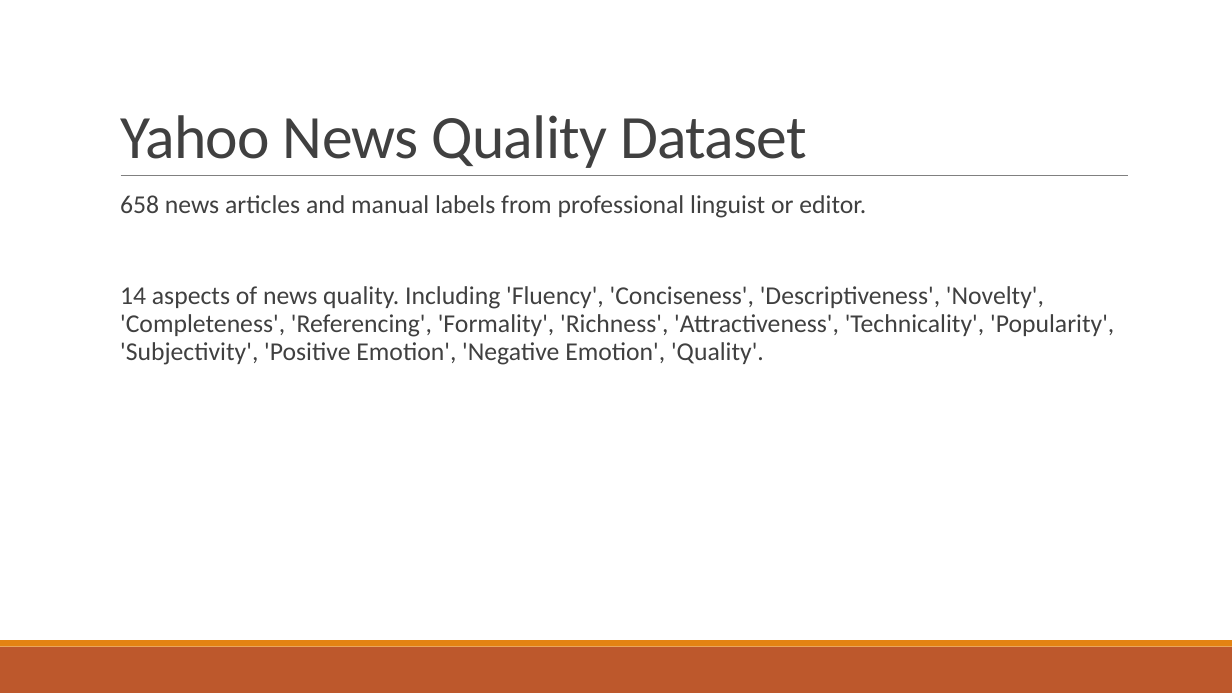
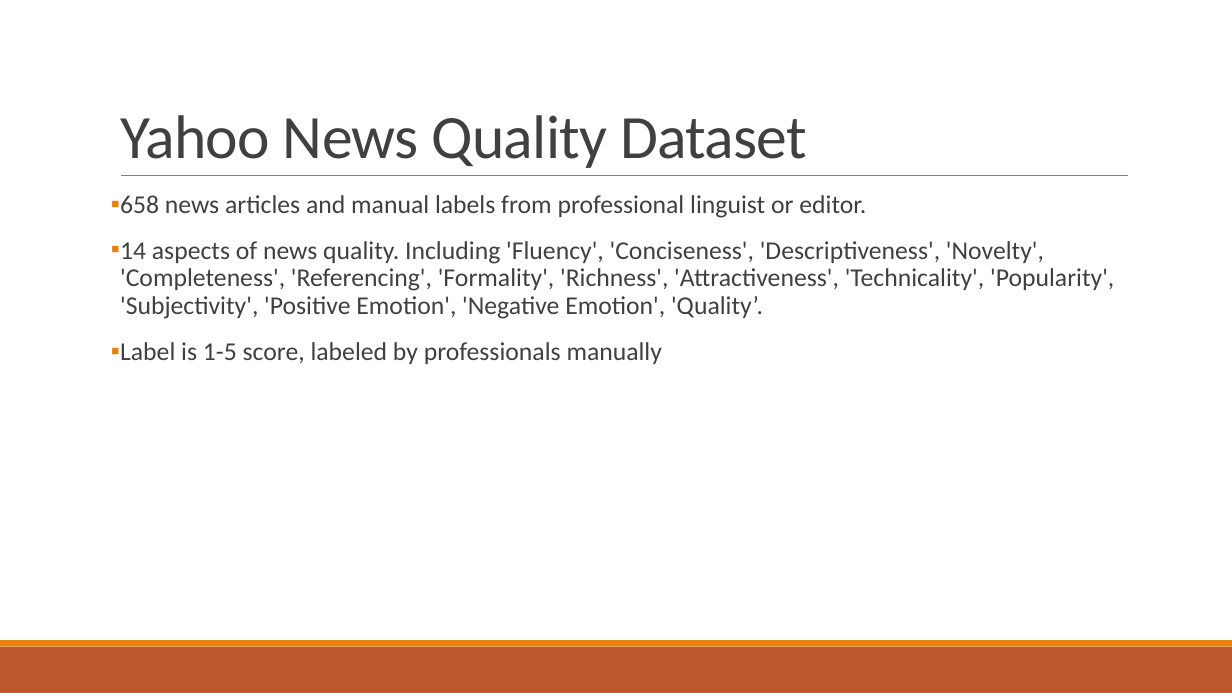
Before and after one commit to yanglinfang/W266FakeNewsIdentification, a slide deck: slide 2 of Low Quality News Identification.pptx. Drawn at 1232x693 pixels with LibreOffice and Linux fonts; fonts in the diff are those of the drawing. Boxes give left, top, right and bottom in pixels: in the first picture for what was removed or moved away, otherwise in the second. Text is boxed around its words. In the diff, an @@ line names an element or a change of style, - is before the commit and + after.

```diff
--- a/Low Quality News Identification.pptx
+++ b/Low Quality News Identification.pptx
@@ text at <box>120,195,866,218</box>: bullet   to ▪ @@
@@ text at <box>120,241,1114,364</box>: text changed @@
-  14 aspects of news quality. Including 'Fluency', 'Conciseness', 'Descriptiveness', 'Novelty', 'Completeness', 'Referencing', 'Formality', 'Richness', 'Attractiveness', 'Technicality', 'Popularity', 'Subjectivity', 'Positive Emotion', 'Negative Emotion', 'Quality'.
+▪ 14 aspects of news quality. Including 'Fluency', 'Conciseness', 'Descriptiveness', 'Novelty', 'Completeness', 'Referencing', 'Formality', 'Richness', 'Attractiveness', 'Technicality', 'Popularity', 'Subjectivity', 'Positive Emotion', 'Negative Emotion', 'Quality’.
+▪ Label is 1-5 score, labeled by professionals manually
```
Also in this commit, not shown: 3 other slides changed, 3 slides added, 1 slide removed.
